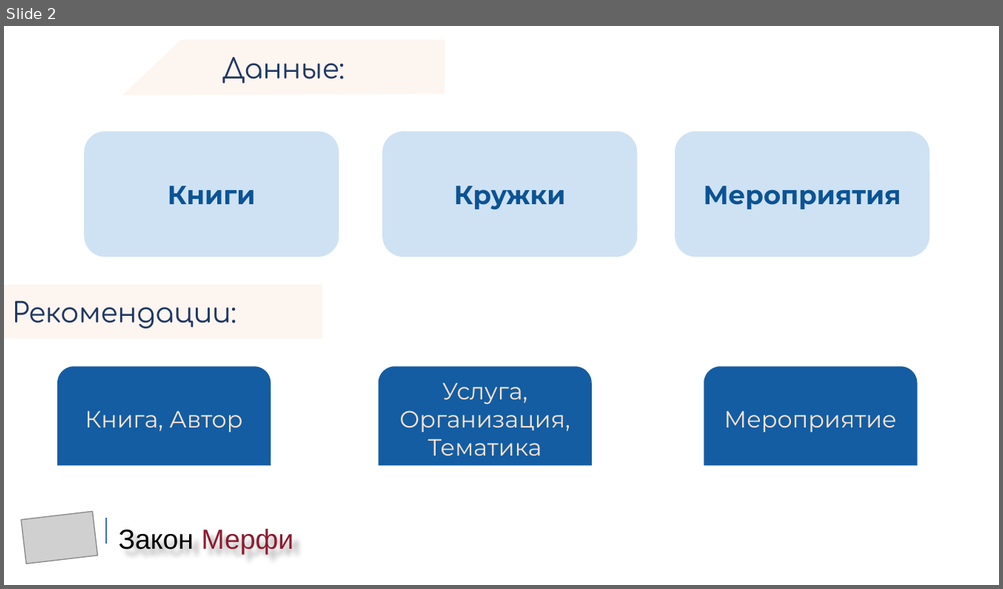
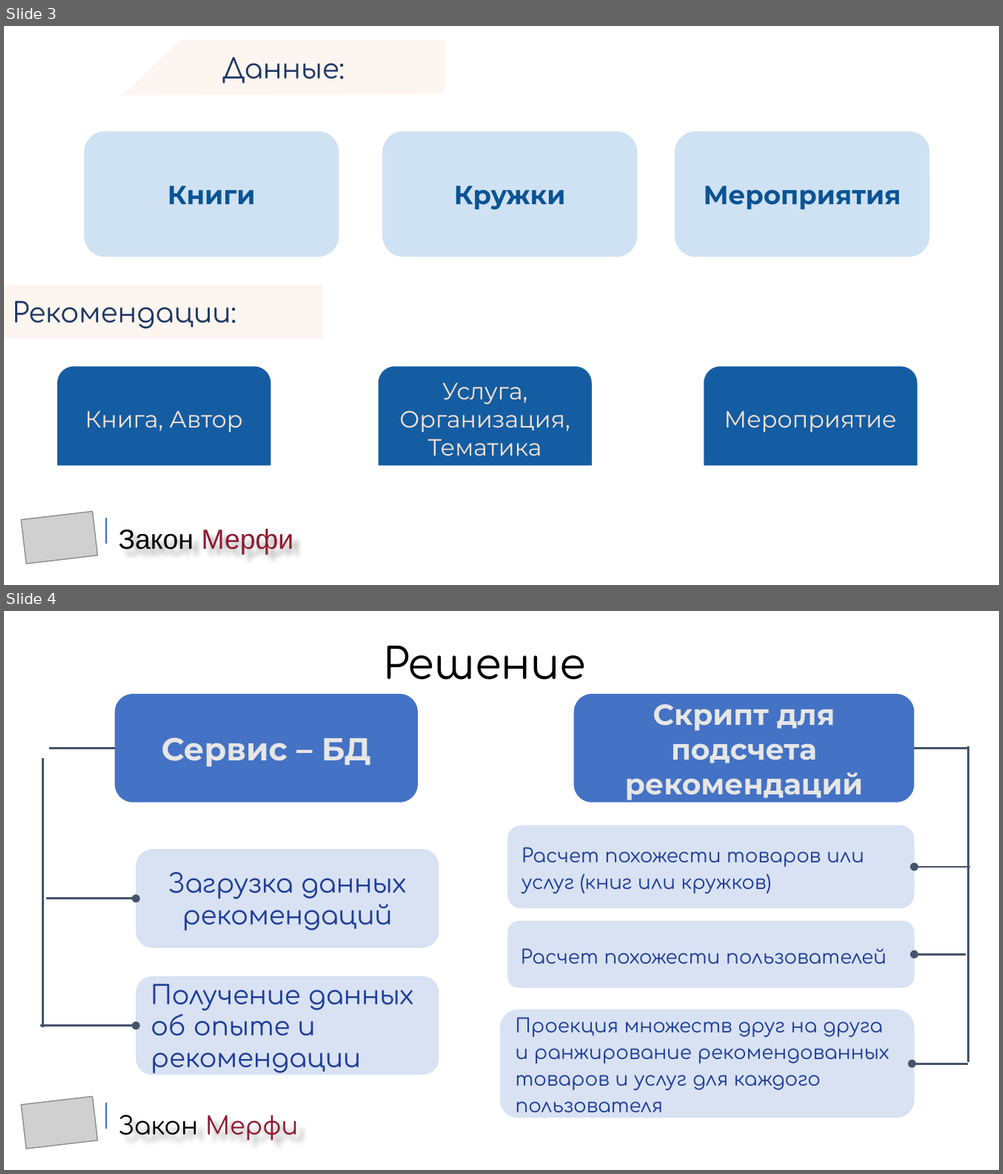
Before and after one commit to ninja-garden/hack2020.innoagency, a slide deck: преза_закон_мерфи_рекомендации.pptx. Shown one above the other, each under a label of ours: slide 2 before the commit, slides 3 and 4 after it. The pictures are 1003x589 and 1003x1174 pixels, drawn with LibreOffice and Linux fonts; fonts in the diff are those of the drawing; grey boxes stand for pictures; background and template pictures are left out. Boxes give left, top, right and bottom in pixels: in the first picture for what was removed or moved away, otherwise in the second. Text is boxed around its words. In the diff, an @@ line names an element or a change of style, - is before the commit and + after.

```diff
--- a/преза_закон_мерфи_рекомендации.pptx
+++ b/преза_закон_мерфи_рекомендации.pptx
@@ slide 4 added at (4, 611, 999, 1170), background picture (left out) @@
@@ text added at (37, 626, 108, 689), 33 pt, text #FFFFFF @@
+4
@@ text added at (383, 645, 586, 680), 31 pt, text #000000 @@
+Решение
@@ rounded rectangle added at (114, 694, 417, 802), fill #4472C4, 23 pt, text #E7E6E6, bold @@
+Сервис – БД
@@ rounded rectangle added at (574, 694, 914, 802), fill #4472C4, 21 pt, text #E7E6E6, bold @@
+Скрипт для подсчета рекомендаций
@@ line added from (42, 758) to (42, 1028), #44546A 1.5 pt @@
@@ line added from (114, 748) to (48, 748), #44546A 1.5 pt @@
@@ line added from (914, 748) to (967, 748), #44546A 1.5 pt @@
@@ line added from (967, 746) to (967, 1062), #44546A 1.5 pt @@
@@ rounded rectangle added at (507, 826, 914, 909), fill #D8E2F3, 14 pt, text #1F3D97 @@
+Расчет похожести товаров или услуг (книг или кружков)
@@ rounded rectangle added at (136, 850, 438, 948), fill #D8E2F3, 19 pt, text #1F3D97 @@
+Загрузка данных рекомендаций
@@ arrow added from (970, 866) to (914, 866), #44546A 1.5 pt @@
@@ arrow added from (45, 898) to (136, 898), #44546A 1.5 pt @@
@@ rounded rectangle added at (507, 921, 914, 988), fill #D8E2F3, 14 pt, text #1F3D97 @@
+Расчет похожести пользователей
@@ arrow added from (965, 954) to (914, 954), #44546A 1.5 pt @@
@@ rounded rectangle added at (136, 977, 438, 1076), fill #D8E2F3, 19 pt, text #1F3D97 @@
+Получение данных об опыте и рекомендации
@@ rounded rectangle added at (501, 1010, 914, 1118), fill #D8E2F3, 14 pt, text #1F3D97 @@
+Проекция множеств друг на друга и ранжирование рекомендованных товаров и услуг для каждого пользователя
@@ arrow added from (40, 1025) to (136, 1025), #44546A 1.5 pt @@
@@ arrow added from (967, 1065) to (912, 1065), #44546A 1.5 pt @@
@@ picture added at (22, 1096, 98, 1149) @@
@@ line added from (106, 1103) to (106, 1129), #3E6EC2 0.75 pt @@
@@ title added at (119, 1115, 298, 1141), 18 pt, text #000000 @@
+Закон Мерфи
@@ what was slide 2 is now slide 3 @@
```
Also in this commit, not shown: 2 other slides changed, 4 other slides added, 3 slides removed, 1 other file.
